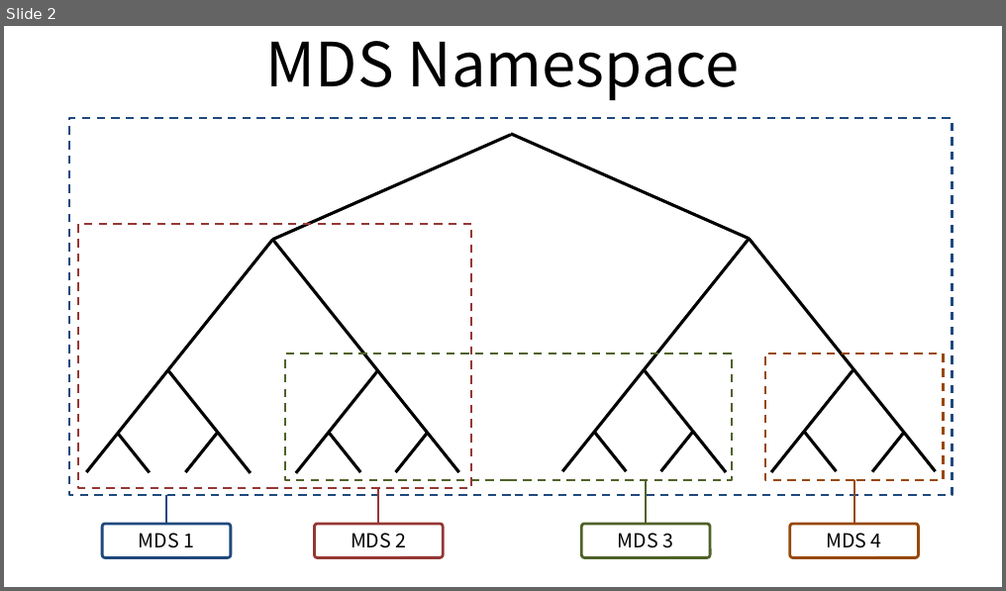
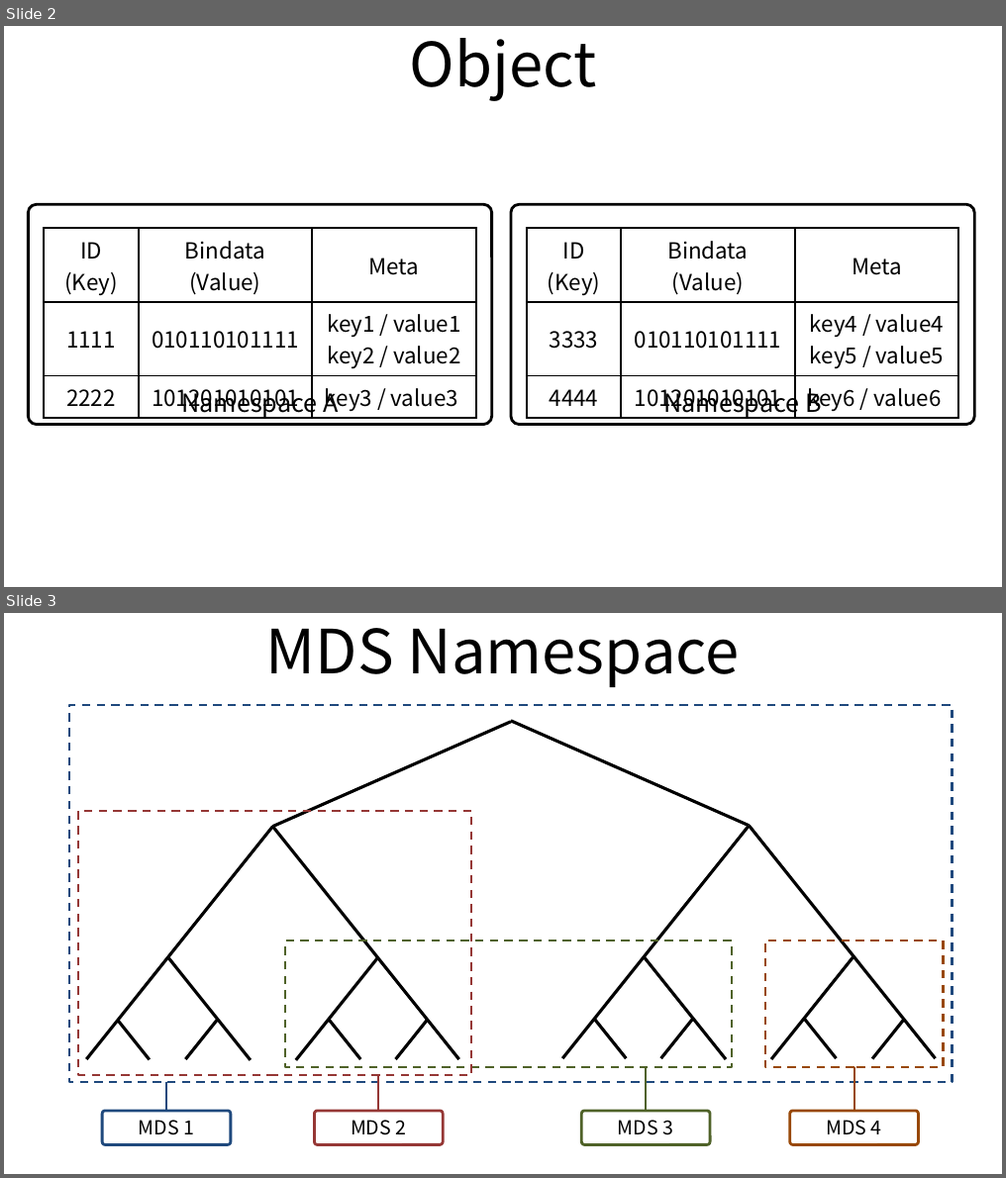
Before and after one commit to ssup2/blog-old, a slide deck: images/theory_analysis/Ceph/Ceph.pptx. Shown one above the other, each under a label of ours: slide 2 before the commit, slides 2 and 3 after it. The pictures are 1006x591 and 1006x1178 pixels, drawn with LibreOffice and Linux fonts; fonts in the diff are those of the drawing. Boxes give left, top, right and bottom in pixels: in the first picture for what was removed or moved away, otherwise in the second. Text is boxed around its words. In the diff, an @@ line names an element or a change of style, - is before the commit and + after.

```diff
--- a/images/theory_analysis/Ceph/Ceph.pptx
+++ b/images/theory_analysis/Ceph/Ceph.pptx
@@ slide 2 added at bbox=[4, 26, 1002, 587], background #FFFFFF @@
@@ title added at bbox=[410, 38, 597, 101], 44 pt, text #000000 @@
+Object
@@ rounded rectangle added at bbox=[28, 204, 492, 424], fill #FFFFFF, outline #000000 2 pt, 18 pt, text #000000 @@
+Namespace A
@@ table added at bbox=[44, 229, 476, 415], 3 rows, 3 columns @@
+ID (Key) | Bindata (Value) | Meta
+1111 | 010110101111 | key1 / value1 / key2 / value2
+2222 | 101201010101 | key3 / value3
@@ rounded rectangle added at bbox=[511, 204, 975, 424], fill #FFFFFF, outline #000000 2 pt, 18 pt, text #000000 @@
+Namespace B
@@ table added at bbox=[527, 229, 959, 415], 3 rows, 3 columns @@
+ID (Key) | Bindata (Value) | Meta
+3333 | 010110101111 | key4 / value4 / key5 / value5
+4444 | 101201010101 | key6 / value6
@@ what was slide 2 is now slide 3 @@
```
Also in this commit, not shown: 2 other files.
